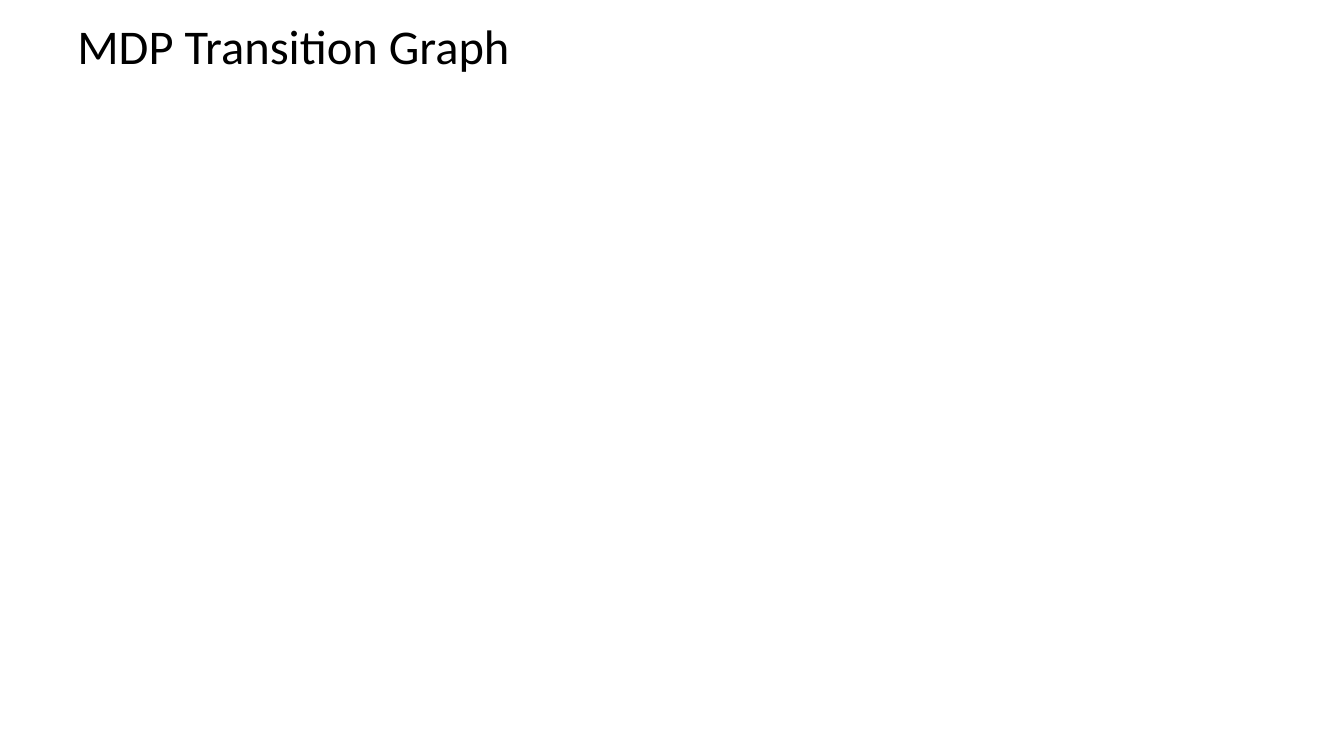
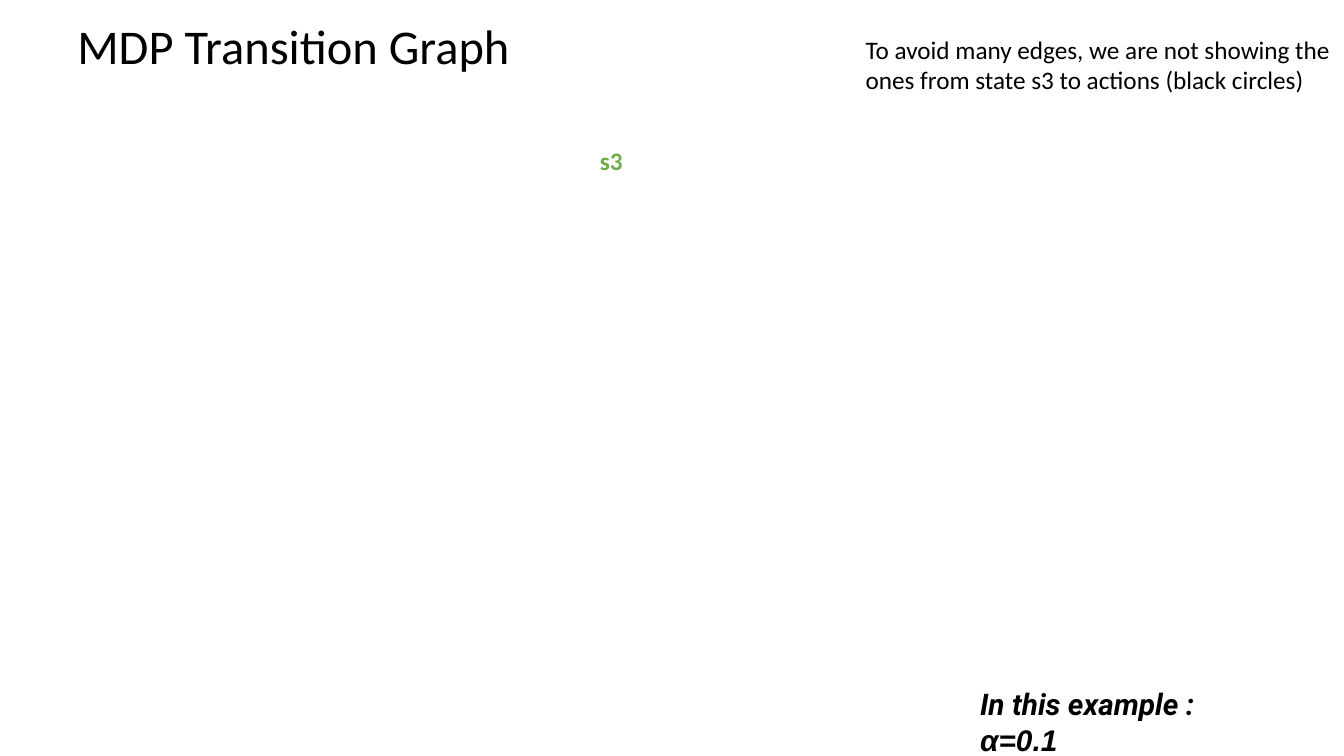
Before and after one commit to aldebaro/ai6g, a slide deck: slide 17 of files_08_mdp/multiband_scheduling_env_documentation.pptx (slide 4 before the commit). Drawn at 1344x756 pixels with LibreOffice and Linux fonts; fonts in the diff are those of the drawing; background and template pictures are left out. Boxes give left, top, right and bottom in pixels: in the first picture for what was removed or moved away, otherwise in the second. Text is boxed around its words. In the diff, an @@ line names an element or a change of style, - is before the commit and + after.

```diff
--- a/files_08_mdp/multiband_scheduling_env_documentation.pptx
+++ b/files_08_mdp/multiband_scheduling_env_documentation.pptx
@@ text added at (866, 41, 1329, 93), 18 pt, text #000000 @@
+To avoid many edges, we are not showing the ones from state s3 to actions (black circles)
@@ text added at (600, 153, 623, 170), 18 pt, text #70AD47, bold @@
+s3
@@ text added at (980, 692, 1179, 752), 21.3 pt, text #000000, bold, italic @@
+In this example : α=0.1
```
Also in this commit, not shown: 5 other slides changed, 12 slides added.
